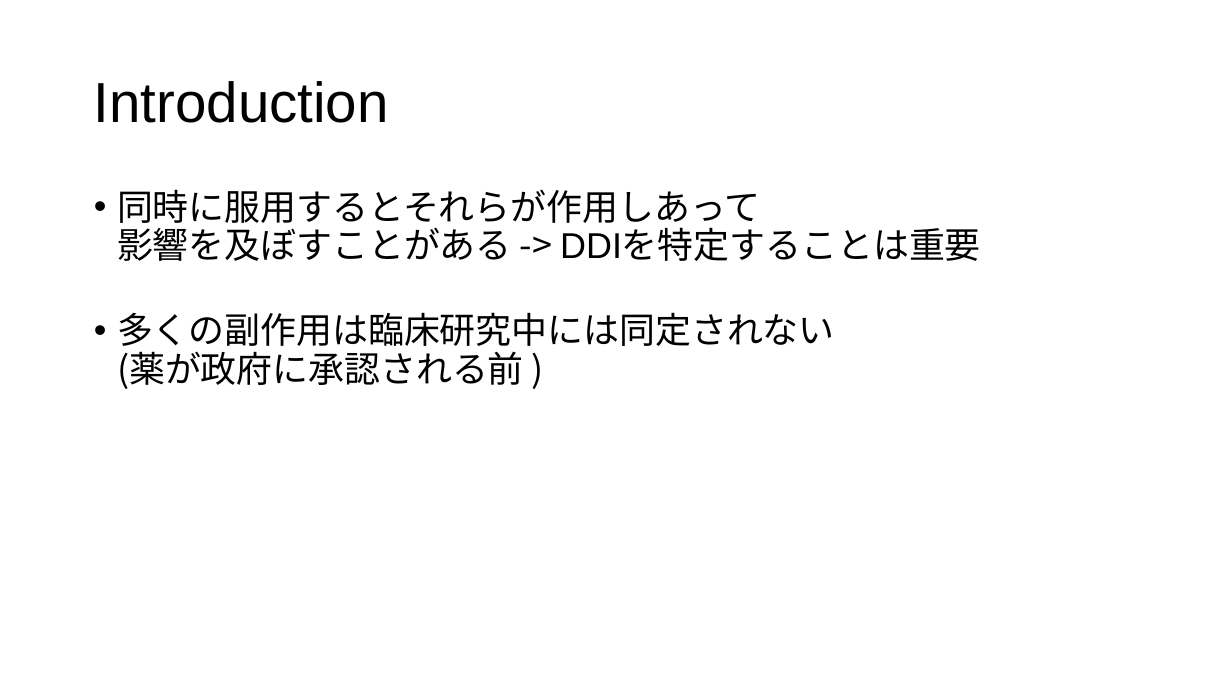
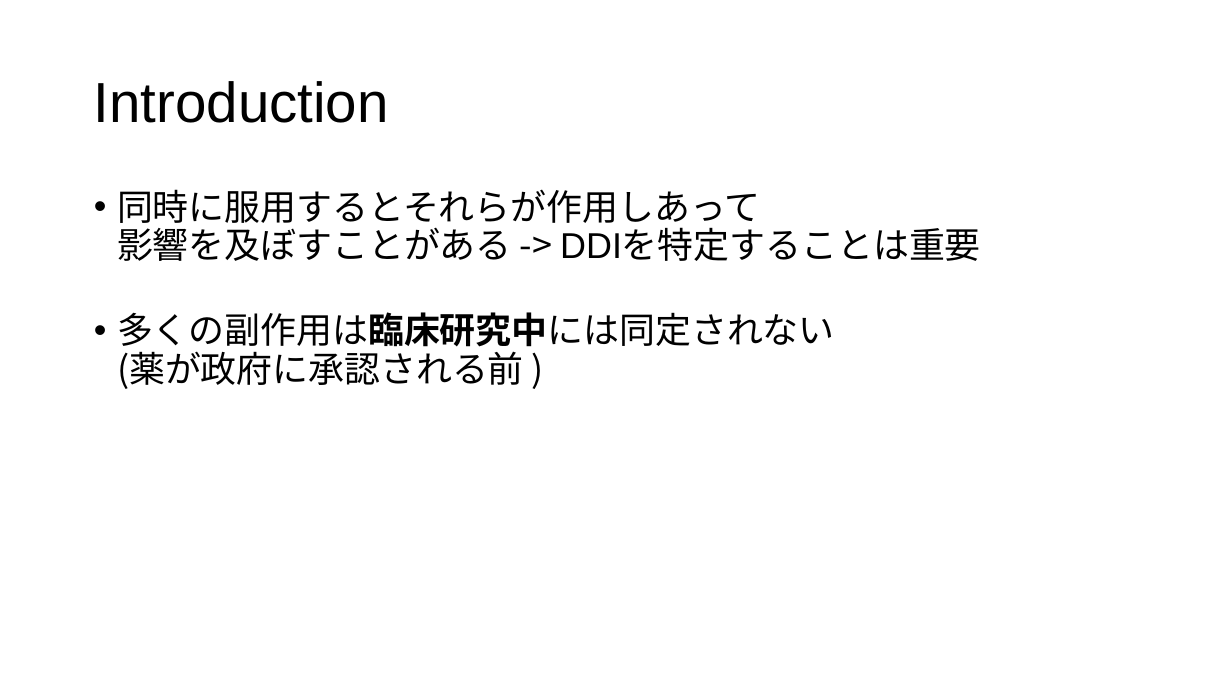
Before and after one commit to tsutarou10/variousFile, a slide deck: slide 6 of Predicting potential drug-drug interactions on topological and semantic similarity features using statistical learning.pptx. Drawn at 1232x693 pixels with LibreOffice and Linux fonts; fonts in the diff are those of the drawing. Boxes give left, top, right and bottom in pixels: in the first picture for what was removed or moved away, otherwise in the second. Text is boxed around its words. In the diff, an @@ line names an element or a change of style, - is before the commit and + after.

```diff
--- a/Predicting potential drug-drug interactions on topological and semantic similarity features using statistical learning.pptx
+++ b/Predicting potential drug-drug interactions on topological and semantic similarity features using statistical learning.pptx
@@ text at (117,312,835,389): bold on in "多くの副作用は臨床研究中には同定されない" @@
```
Also in this commit, not shown: 6 other slides changed, 1 other file.
